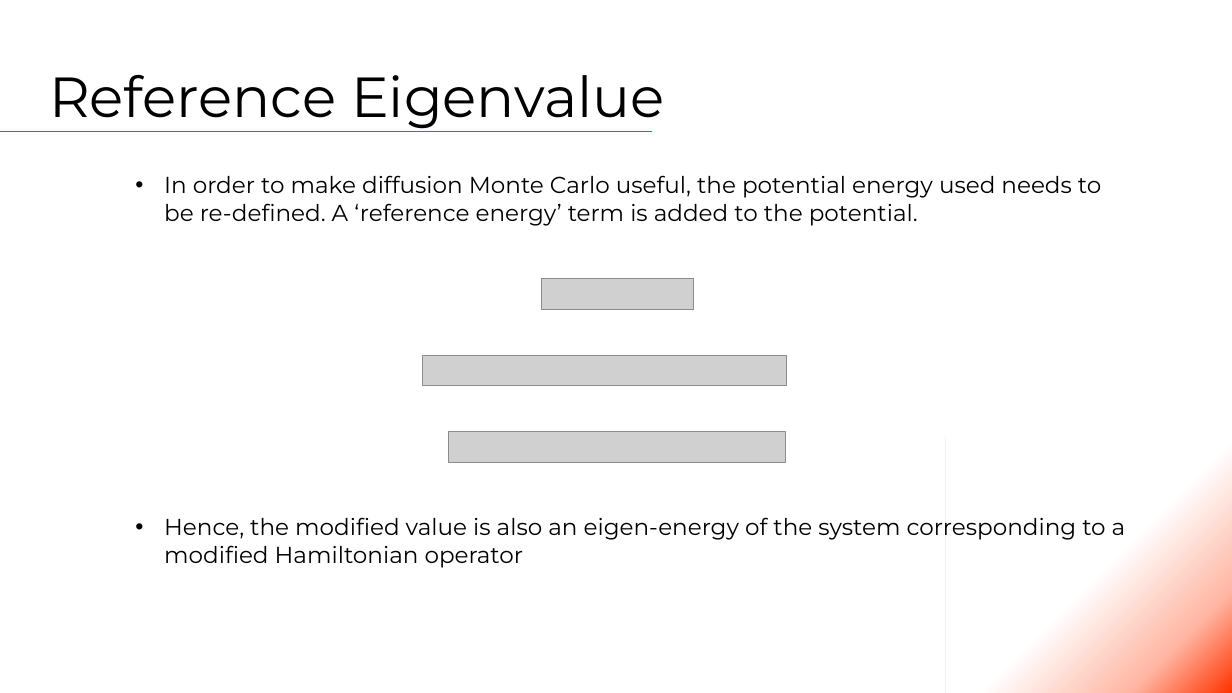
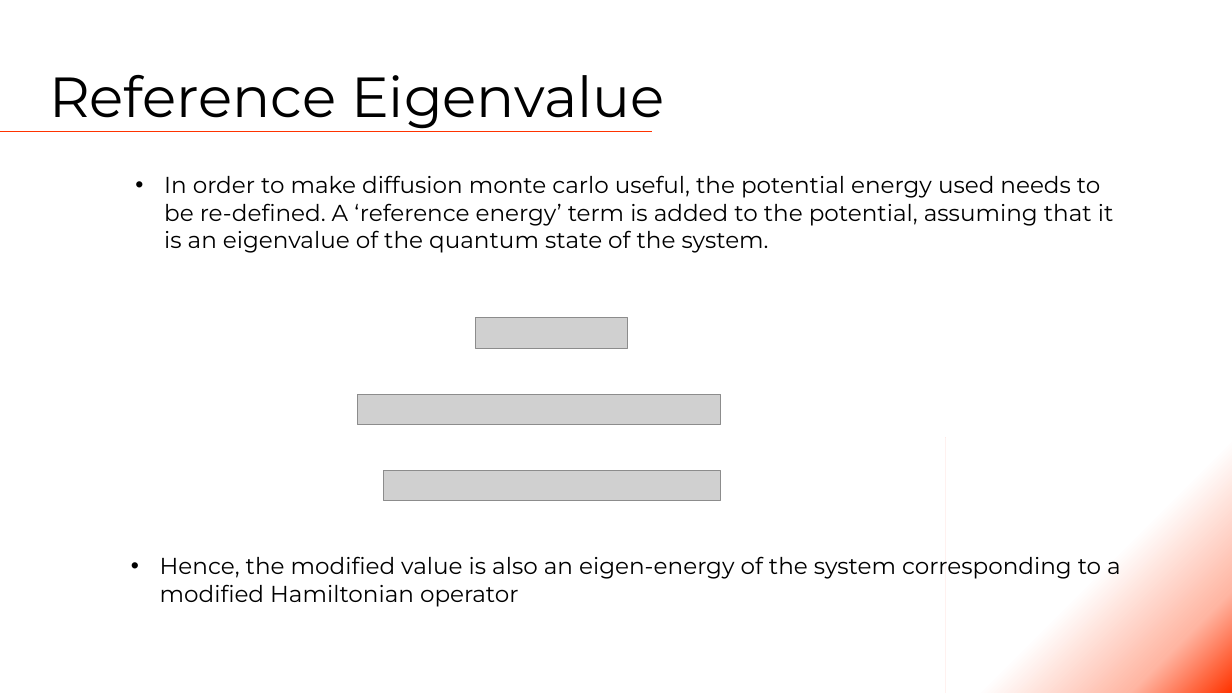
Before and after one commit to Tsintsuntsini/PHYS_581, a slide deck: slide 9 of Presentation1/Quantum Monte Carlo.pptm (slide 6 before the commit). Drawn at 1232x693 pixels with LibreOffice and Linux fonts; fonts in the diff are those of the drawing; grey boxes stand for pictures. Boxes give left, top, right and bottom in pixels: in the first picture for what was removed or moved away, otherwise in the second. Text is boxed around its words. In the diff, an @@ line names an element or a change of style, - is before the commit and + after.

```diff
--- a/Presentation1/Quantum Monte Carlo.pptm
+++ b/Presentation1/Quantum Monte Carlo.pptm
@@ text at (x1=164, y1=175, x2=1114, y2=253): text changed @@
-• In order to make diffusion Monte Carlo useful, the potential energy used needs to be re-defined. A ‘reference energy’ term is added to the potential.
+• In order to make diffusion monte carlo useful, the potential energy used needs to be re-defined. A ‘reference energy’ term is added to the potential, assuming that it is an eigenvalue of the quantum state of the system.
@@ 3 pictures moved together from (x1=422, y1=279, x2=787, y2=462) to (x1=358, y1=318, x2=721, y2=501) @@
@@ text "Hence, the modified value is ..." moved from (x1=164, y1=517, x2=1126, y2=568) to (x1=160, y1=556, x2=1121, y2=607) @@
```
Also in this commit, not shown: 4 other slides changed, 4 slides added, 1 slide removed, 3 other files.
